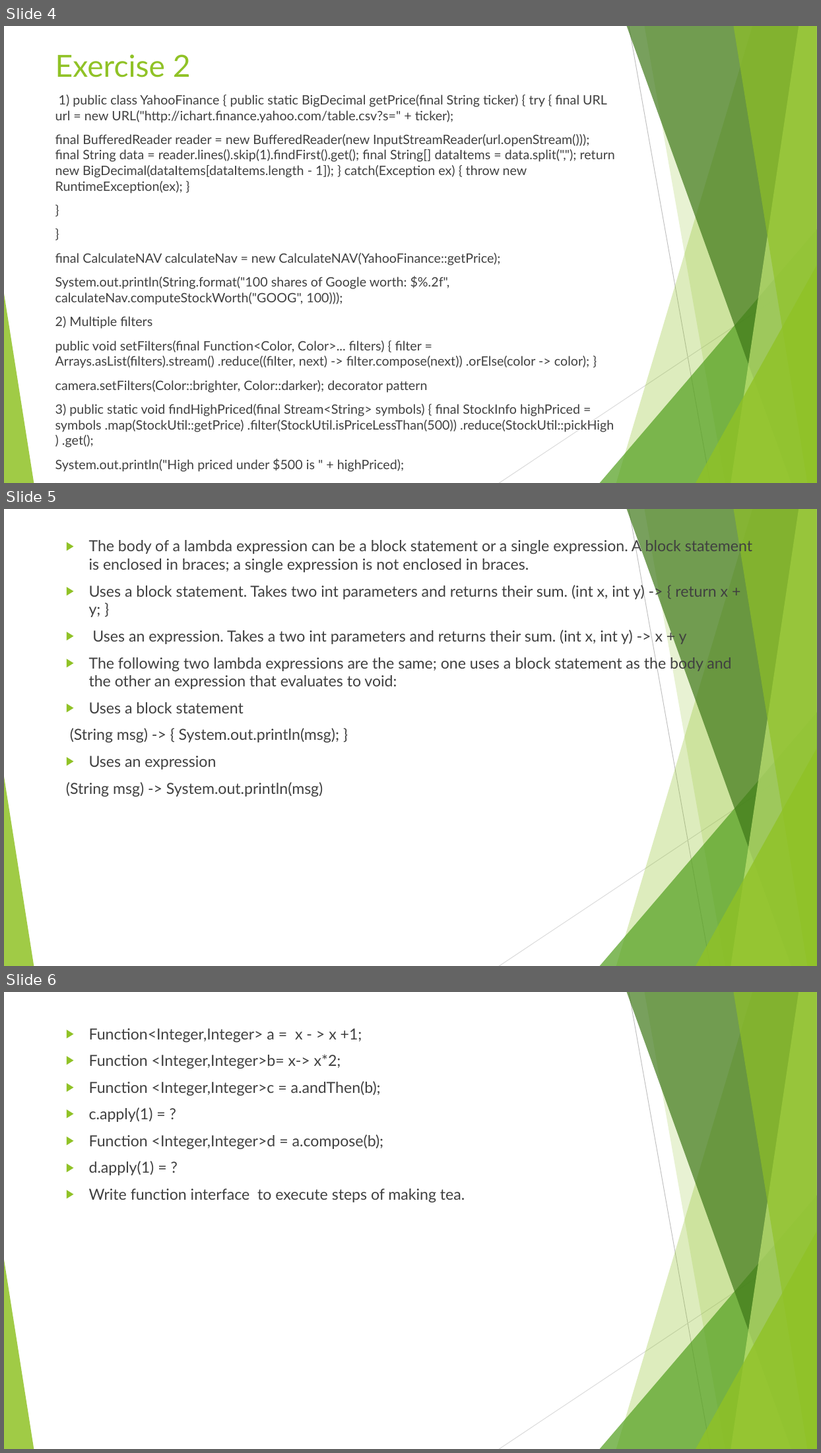
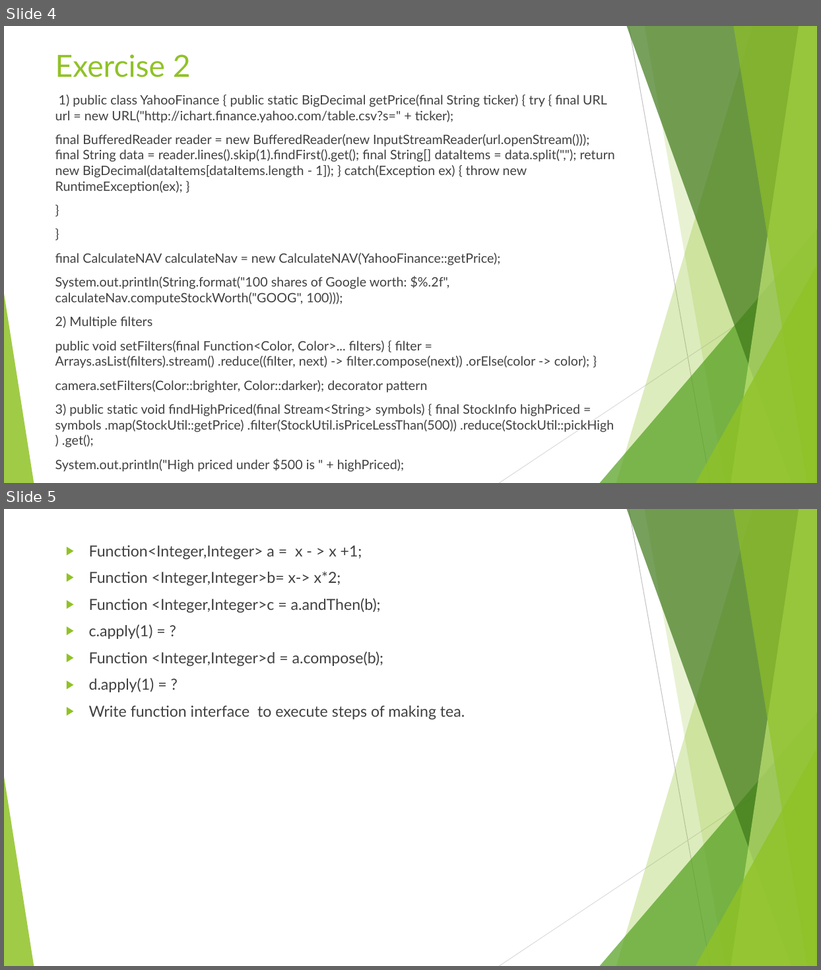
Before and after one commit to rajesh-parab/training, a slide deck: FUNCTIONAL_JAVA/Lambdas/Lambdas_Extension.pptx. Shown one above the other, each under a label of ours: slides 4, 5 and 6 before the commit, slides 4 and 5 after it. The pictures are 821x1453 and 821x970 pixels, drawn with LibreOffice and Linux fonts; fonts in the diff are those of the drawing. Boxes give left, top, right and bottom in pixels: in the first picture for what was removed or moved away, otherwise in the second. Text is boxed around its words. In the diff, an @@ line names an element or a change of style, - is before the commit and + after.

```diff
--- a/FUNCTIONAL_JAVA/Lambdas/Lambdas_Extension.pptx
+++ b/FUNCTIONAL_JAVA/Lambdas/Lambdas_Extension.pptx
@@ slide 5 removed at [4,509,817,966], background #FFFFFF; not listed: 10 template elements that a slide beside it also shows @@
@@ text removed at [66,538,752,797] @@
-▶ The body of a lambda expression can be a block statement or a single expression. A block statement is enclosed in braces; a single expression is not enclosed in braces.
-▶ Uses a block statement. Takes two int parameters and returns their sum. (int x, int y) -> { return x + y; }
-▶ Uses an expression. Takes a two int parameters and returns their sum. (int x, int y) -> x + y
-▶ The following two lambda expressions are the same; one uses a block statement as the body and the other an expression that evaluates to void:
-▶ Uses a block statement
-(String msg) -> { System.out.println(msg); }
-▶ Uses an expression
-(String msg) -> System.out.println(msg)
@@ what was slide 6 is now slide 5 @@
```
Also in this commit, not shown: 4 other slides removed, 11 other files.
